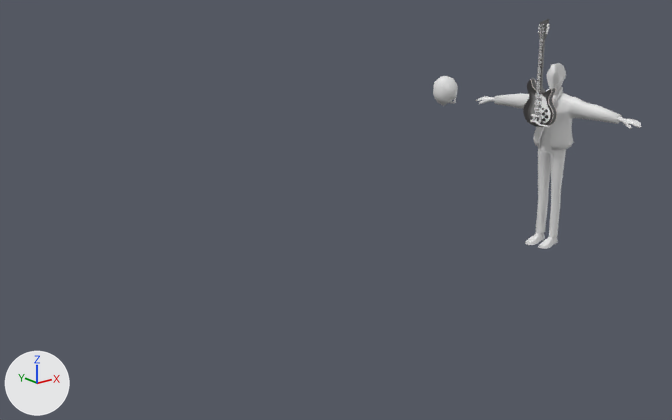
Renders of the FBX model Assets/Models/Characters/Rig_Stu.fbx from each side of a commit.
Before and after are seen from a camera (50 mm lens) standing at (-2.93, -2.39, 2.76) and looking at (1.06, 2.6, 0.77). Arrows for +X, +Y and +Z are at lower left; the lights stay in place. Where no turn or scale is listed for an object, it has been applied to the vertices.

Before the edit, the objects in view are built like this:
```python
me_beziercircle = bpy.data.meshes.new('BezierCircle')
me_beziercircle.from_pydata(...)  # 716 vertices, 491 faces; spans x -0.083..0.033, y -0.167..0.156, z -0.121..0.772
me_beziercircle.materials.append(mat_obj_guitar_rickenbacker)  # picture img_obj_guitar_rickenbacker_png
me_cube_077 = bpy.data.meshes.new('Cube.077')
me_cube_077.from_pydata(...)  # 638 vertices, 674 faces; spans x -0.81..0.81, y -0.18..0.13, z 0.0..1.6
# faces by material slot: [424, 250]
me_cube_077.materials.append(mat_stu)  # white #e7e7e7
me_cube_077.materials.append(mat_jacket)  # white #e7e7e7
me_plane_001 = bpy.data.meshes.new('Plane.001')
me_plane_001.from_pydata(...)  # 96 vertices, 74 faces; spans x -0.072..0.083, y -0.091..0.081, z 0.004..0.158
me_plane_001.materials.append(mat_stu)  # white #e7e7e7
me_plane_044 = bpy.data.meshes.new('Plane.044')
me_plane_044.from_pydata(...)  # 96 vertices, 110 faces; spans x -0.052..0.052, y -0.0868..0.0137, z -0.0261..0.0112
me_plane_044.materials.append(mat_hair)  # white #e7e7e7
ob_char_face_stu = bpy.data.objects.new('char_Face_Stu', me_plane_001)
ob_char_face_stu.location = (2.063, 2.448, 1.558)
ob_char_face_stu.rotation_euler = (1.571, 0.0, -1.457)  # degrees (90, 0, -83)
ob_char_face_stu.scale = (1.3, 1.3, 1.3)
ob_obj_glasses = bpy.data.objects.new('obj_Glasses', me_plane_044)
ob_obj_glasses.location = (1.988, 2.443, 1.576)
ob_obj_glasses.rotation_euler = (1.561, -0.0485, -1.426)  # degrees (89, -2.8, -82)
ob_obj_glasses.scale = (1.36, 1.36, 1.36)
ob_obj_guitar_rickenbacker = bpy.data.objects.new('obj_Guitar_Rickenbacker', me_beziercircle)
ob_obj_guitar_rickenbacker.location = (3.233, 2.581, 1.21)
ob_stu = bpy.data.objects.new('Stu', me_cube_077)
ob_stu.location = (3.463, 2.607, 0.0)
ob_stu.rotation_euler = (0.0, 0.0, -1.457)  # degrees (0, 0, -83)
```
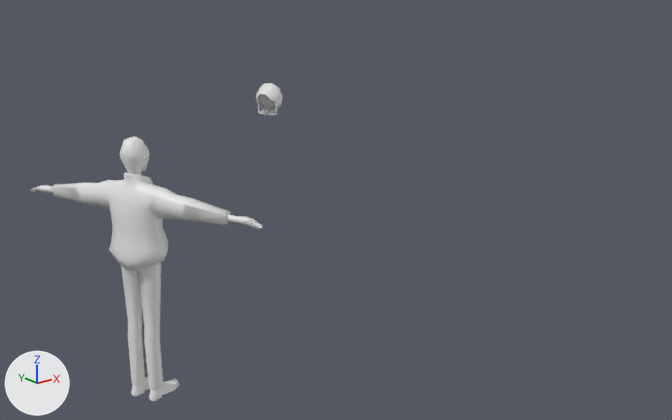
Pixel boxes [x1, y1, x2, y2] of what changed, in the pictures (672 x 420 px):
'Stu', moved, turned: before [475, 63, 642, 249]; after [30, 136, 263, 401]
'obj_Guitar_Rickenbacker', deleted: before [523, 19, 557, 128]
'char_Face_Stu', moved, turned: before [433, 76, 458, 106]; after [256, 83, 283, 116]
'obj_Glasses', moved: before [449, 98, 456, 103]; after [258, 94, 277, 115]

The edits, one by one:
Object 'Stu' (ob_stu) moves from (3.463, 2.607, 0.0) to (-0.635, 2.308, 0.0).
Object 'Stu' (ob_stu) turns from (0, 0, -83) to (0, 0, 115) degrees about x, y and z.
Object 'obj_Glasses' (ob_obj_glasses) moves from (1.988, 2.443, 1.576) to (0.713, 2.93, 1.576).
Object 'char_Face_Stu' (ob_char_face_stu) moves from (2.063, 2.448, 1.558) to (0.642, 2.902, 1.558).
Object 'char_Face_Stu' (ob_char_face_stu) turns from (90, 0, -83) to (90, 0, 115) degrees about x, y and z.
Object 'obj_Guitar_Rickenbacker' (ob_obj_guitar_rickenbacker) is deleted.
